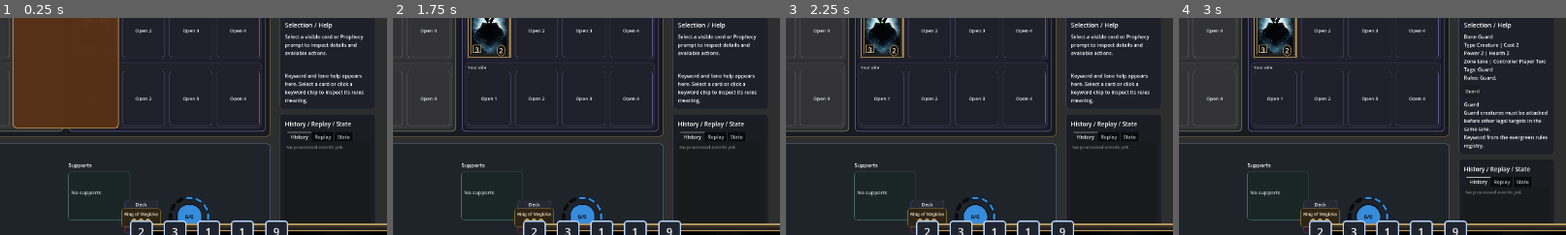
Above: before the commit, frames 1-4 (left to right).
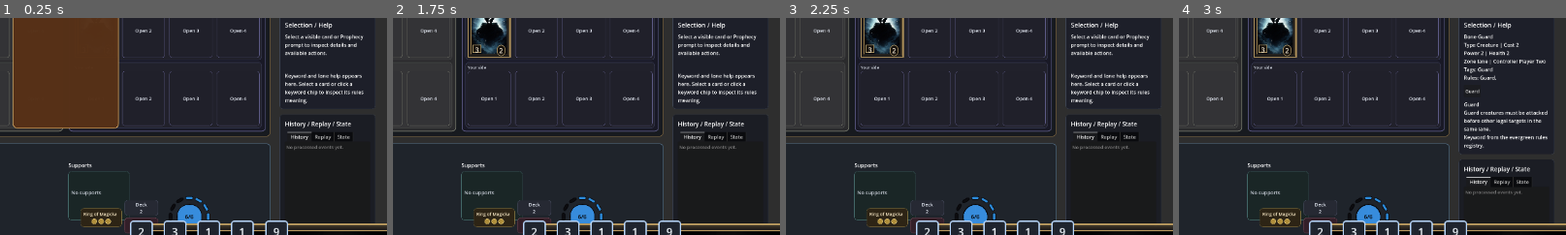
Above: after the commit, the same moments.

Repository: FlinnBurgess/elder-scrolls-legends
Game: Godot game, scene res://scenes/bootstrap/bootstrap.tscn
Two runs of this game, one before a commit and one after it. Both use one fixed random seed, a clock stepped at 60 frames per second and the inputs below.
Inputs (mouse positions are % of the whole screen's width and height, from its top left):
- Up to frame 1 (0.25 s): no input
- Up to frame 2 (1.75 s): click "Deck 2" at 0.5 s; click "Discard 1" at 1.25 s
- Up to frame 3 (2.25 s): click "Field Lane Player Two 1 | Pla…" at 2 s
- Up to frame 4 (3 s): click (6, 51) at 2.75 s
The pictures show only the part of the screen within x 20-70%, y 48-98%; the shares and areas given below are measured in that part.

The runs differ from the first frame. In frame 1, 0.8% of the frame differs, in the area x 20-42%, y 87-97%; in frame 2, 0.8%; in frame 3, 0.8%; in frame 4, 0.8%.

Commit message:
Fix ring panel overlapping deck/discard by using fixed width
get_combined_minimum_size() returns 0 at build time before layout,
causing the ring panel to collapse onto the deck/discard buttons.
Use a fixed 130px width and position from the right edge of the
deck button leftward with a gap.

Co-Authored-By: Claude Opus 4.6 <noreply@anthropic.com>

Diff:
--- a/src/ui/match_screen.gd
+++ b/src/ui/match_screen.gd
@@ -1036,11 +1036,12 @@
 		discard_button.offset_top = pile_center_y + pile_gap * 0.5
 		discard_button.offset_bottom = pile_center_y + pile_gap * 0.5 + pile_btn_height
 		# Ring panel – left of deck/discard stack, vertically centered on magicka
+		var ring_w := 130.0
 		var ring_h := 54.0
 		var ring_right := deck_left - pile_gap
 		ring_panel.set_anchors_preset(PRESET_BOTTOM_RIGHT)
+		ring_panel.offset_left = ring_right - ring_w
 		ring_panel.offset_right = ring_right
-		ring_panel.offset_left = ring_right - ring_panel.get_combined_minimum_size().x
 		ring_panel.offset_top = pile_center_y - ring_h * 0.5
 		ring_panel.offset_bottom = pile_center_y + ring_h * 0.5
 
